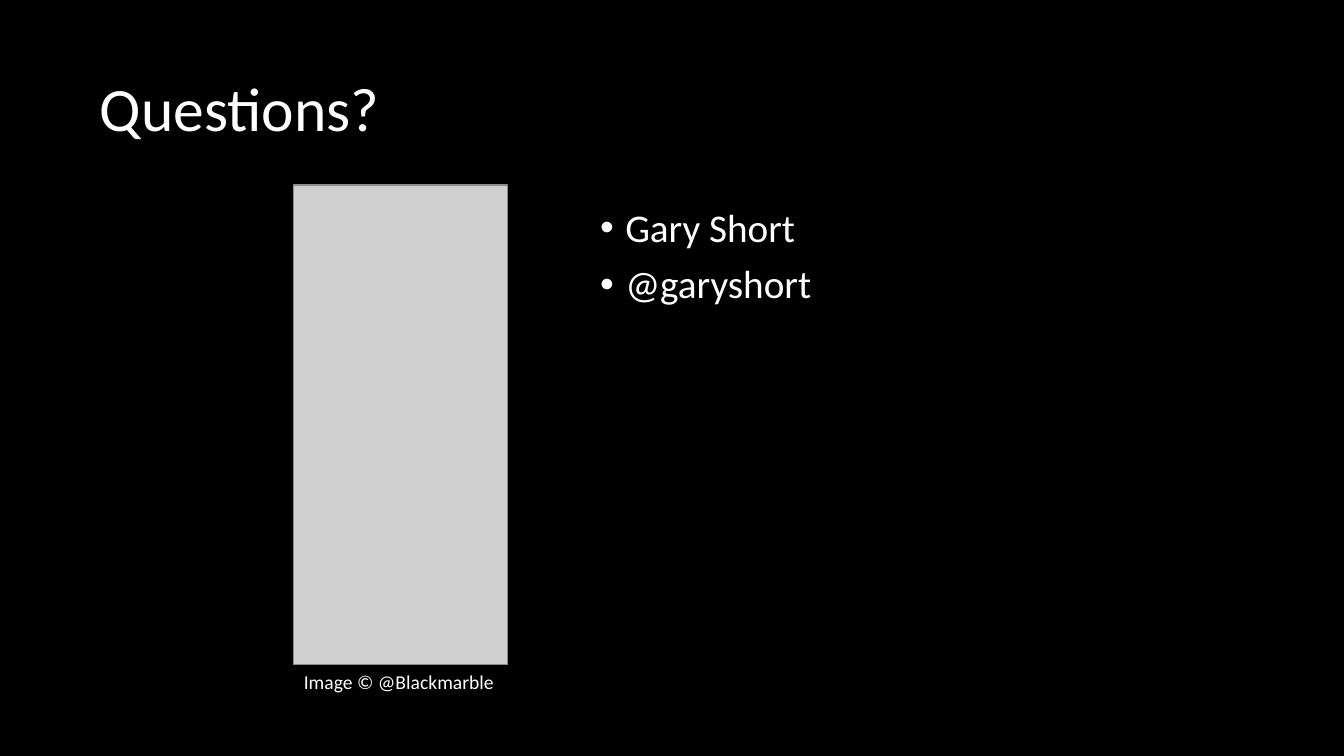
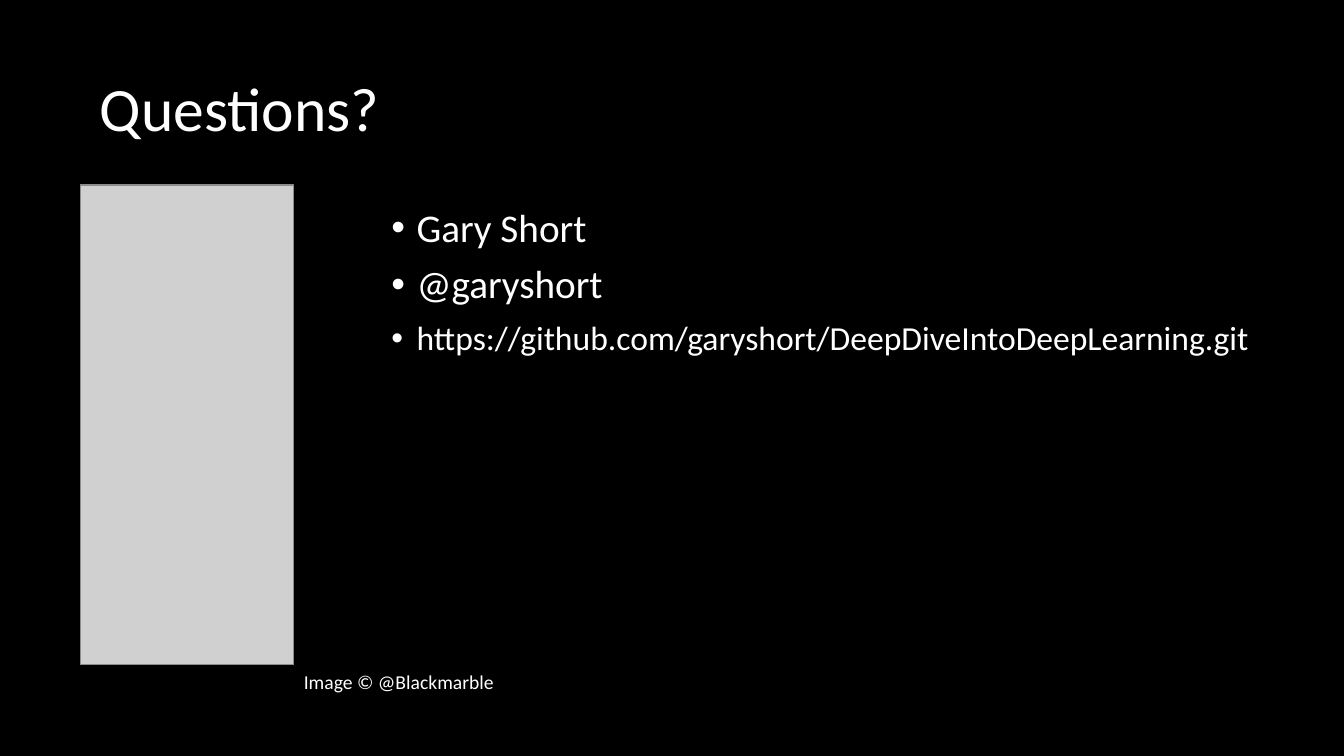
Before and after one commit to garyshort/DeepDiveIntoDeepLearning, a slide deck: slide 43 of DeepDiveIntoDeepLearning.pptx. Drawn at 1344x756 pixels with LibreOffice and Linux fonts; fonts in the diff are those of the drawing; grey boxes stand for pictures. Boxes give left, top, right and bottom in pixels: in the first picture for what was removed or moved away, otherwise in the second. Text is boxed around its words. In the diff, an @@ line names an element or a change of style, - is before the commit and + after.

Commit message:
Slides updated

```diff
--- a/DeepDiveIntoDeepLearning.pptx
+++ b/DeepDiveIntoDeepLearning.pptx
@@ picture: place and size @@
-picture at <box>294,186,508,665</box>
+picture at <box>80,186,293,665</box>
@@ text "Gary Short": place and size @@
-text "Gary Short" at <box>625,214,811,305</box>
+text "Gary Short" at <box>417,214,1249,356</box>
@@ text at <box>417,326,1249,356</box>: paragraph added @@
+• https://github.com/garyshort/DeepDiveIntoDeepLearning.git
```
